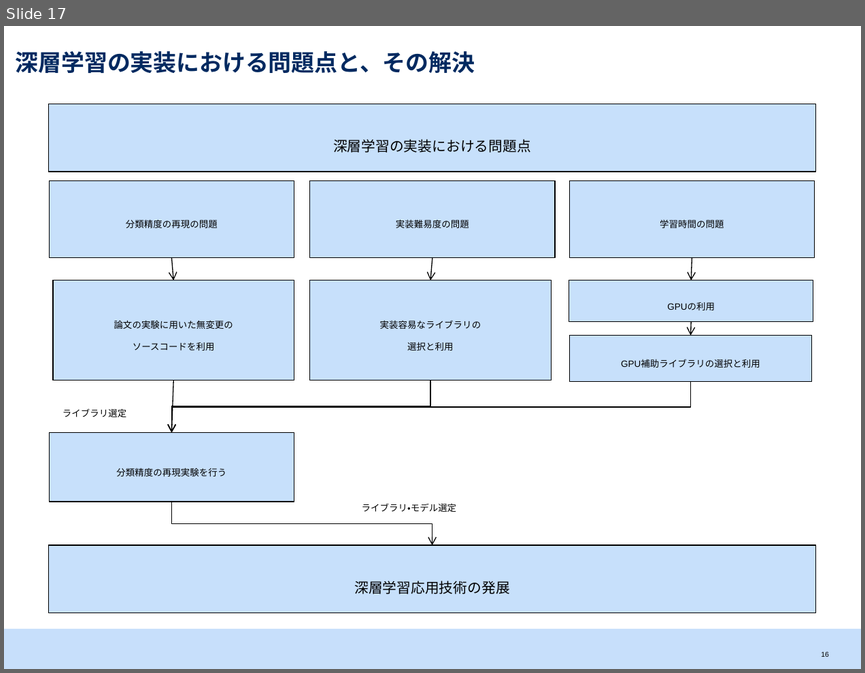
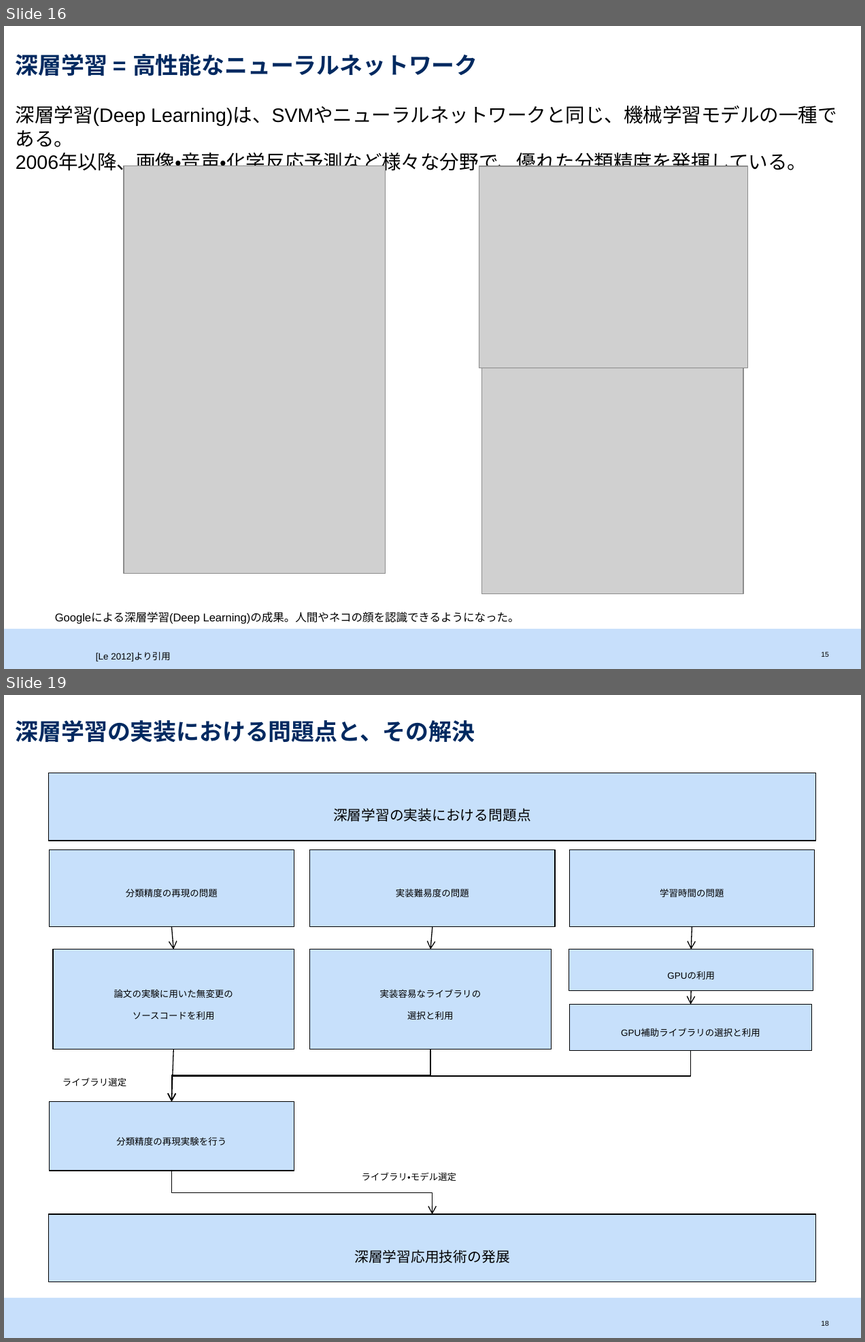
Before and after one commit to srtk/sotsuron, a slide deck: doc/sotsuron_defense/bd.pptx. Shown one above the other, each under a label of ours: slide 17 before the commit, slides 16 and 19 after it; the slides between them are not shown. The pictures are 865x673 and 865x1342 pixels, drawn with LibreOffice and Linux fonts; fonts in the diff are those of the drawing; grey boxes stand for pictures. Boxes give left, top, right and bottom in pixels: in the first picture for what was removed or moved away, otherwise in the second. Text is boxed around its words. In the diff, an @@ line names an element or a change of style, - is before the commit and + after.

```diff
--- a/doc/sotsuron_defense/bd.pptx
+++ b/doc/sotsuron_defense/bd.pptx
@@ slide 16 added at (4,26,861,669), background #FFFFFF; not listed: 1 template element that a slide beside it also shows @@
@@ title added at (16,54,478,76), 19 pt, text #002960, bold @@
+深層学習 = 高性能なニューラルネットワーク
@@ text added at (16,106,837,173), 16 pt, text #000000 @@
+深層学習(Deep Learning)は、SVMやニューラルネットワークと同じ、機械学習モデルの一種である。
+2006年以降、画像・音声・化学反応予測など様々な分野で、優れた分類精度を発揮している。
@@ picture added at (124,166,385,573) @@
@@ picture added at (479,166,748,367) @@
@@ picture added at (482,367,744,594) @@
@@ text added at (55,611,519,624), 16 pt, text #000000 @@
+Googleによる深層学習(Deep Learning)の成果。人間やネコの顔を認識できるようになった。
@@ text added at (96,652,170,661), 13 pt, text #000000 @@
+[Le 2012]より引用
@@ page number added at (821,652,828,656), 10 pt, text #000000 @@
+15
@@ what was slide 17 is now slide 19 @@
```
Also in this commit, not shown: 15 slides changed, 8 other slides added, 1 slide removed, 11 other files.
